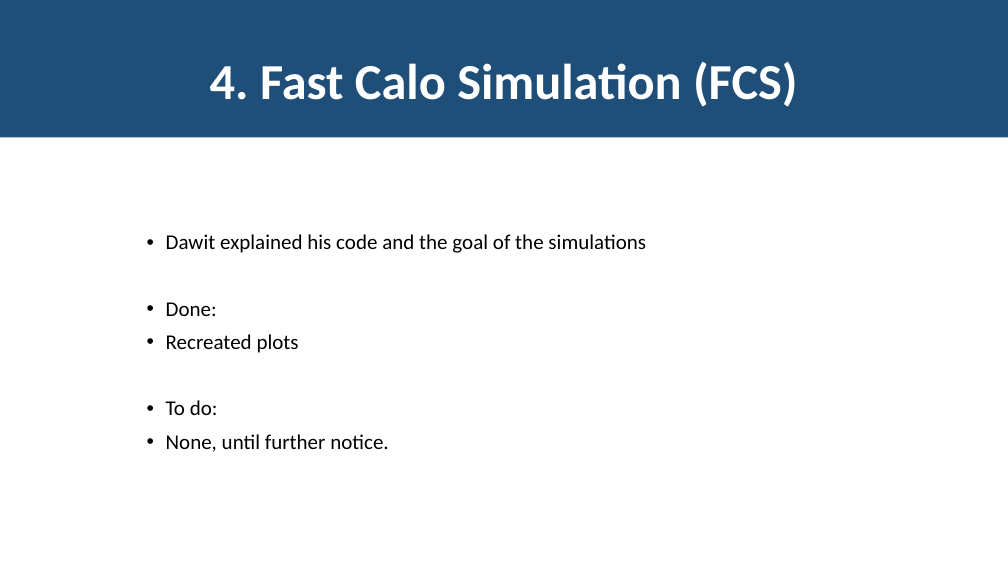
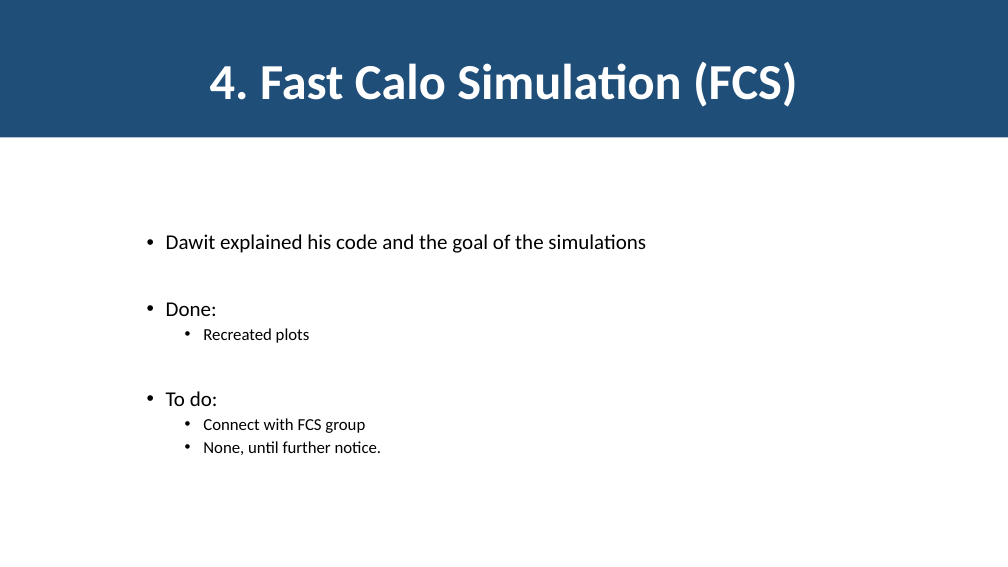
Before and after one commit to JackyMYL/Tile-CIS-group, a slide deck: slide 10 of Chicago Reports/08-15-2022_Jacky&Peter.pptx. Drawn at 1008x567 pixels with LibreOffice and Linux fonts; fonts in the diff are those of the drawing. Boxes give left, top, right and bottom in pixels: in the first picture for what was removed or moved away, otherwise in the second. Text is boxed around its words. In the diff, an @@ line names an element or a change of style, - is before the commit and + after.

```diff
--- a/Chicago Reports/08-15-2022_Jacky&Peter.pptx
+++ b/Chicago Reports/08-15-2022_Jacky&Peter.pptx
@@ text at bbox=[203, 328, 382, 455]: size 20 to 16 pt in "Recreated plots", "None, until further notice."; list level 1 to 2 in "Recreated plots"; list level 1 to 2 in "None, until further notice." @@
@@ text at bbox=[203, 418, 365, 433]: paragraph added @@
+  • Connect with FCS group
```
Also in this commit, not shown: 3 other slides changed, 1 other file.
